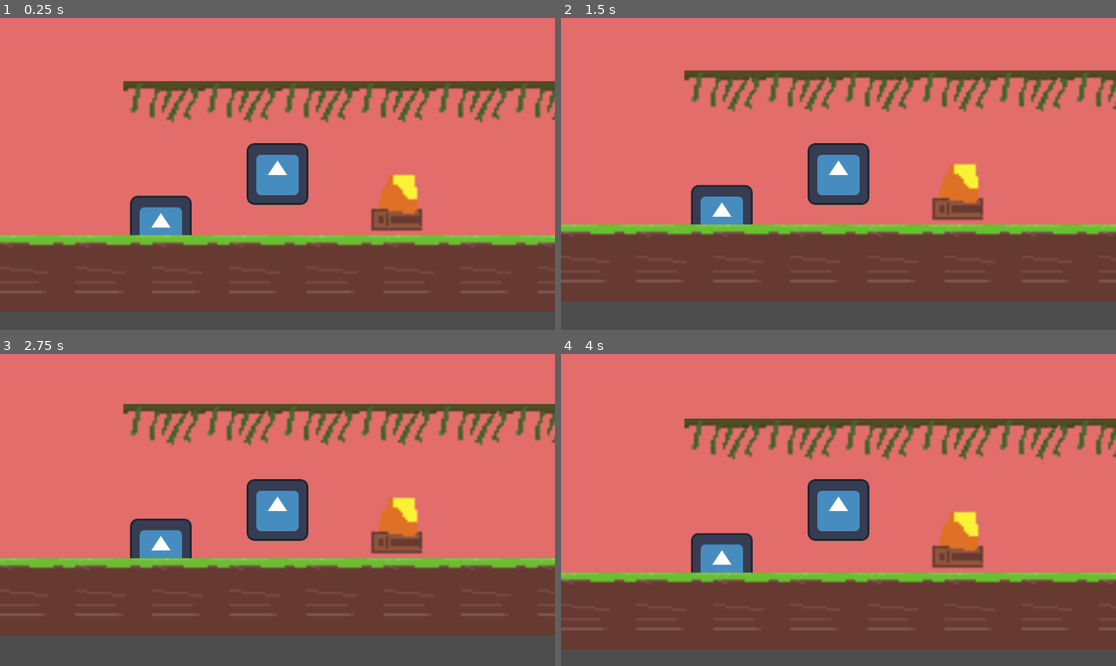
Above: before the commit, frames 1-4 (two rows, left to right).
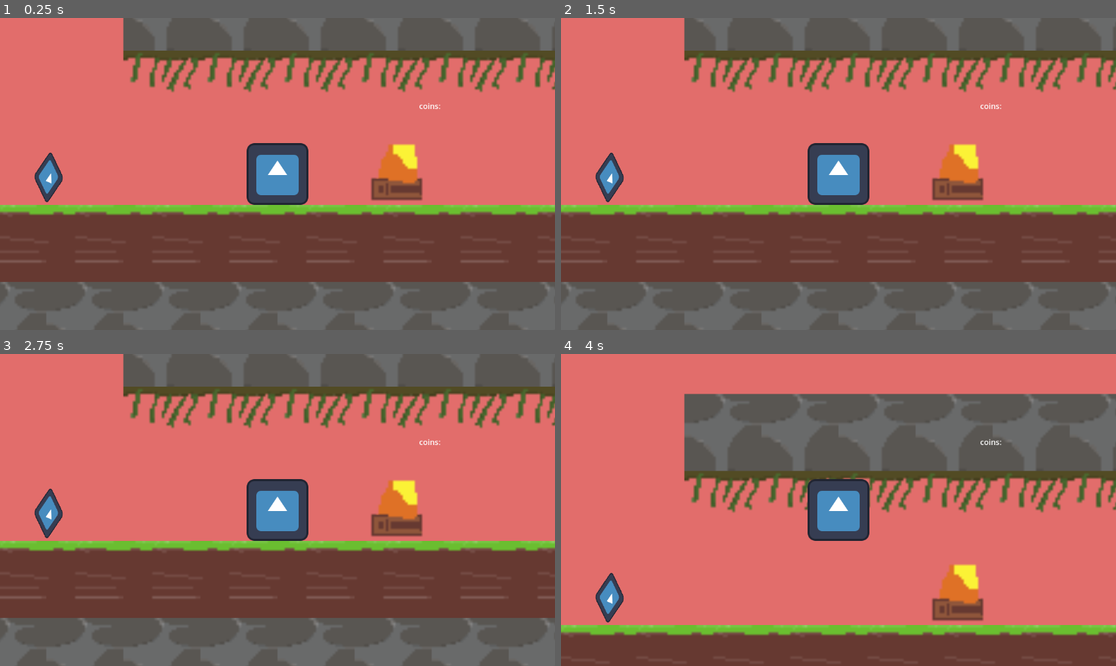
Above: after the commit, the same moments.

Repository: BrennerLittle/OKStateVGDCProject
Game: Godot game, scene res://Scenes/MapOne.tscn
Same seed, same stepped clock (60 frames per second), same inputs: the game is played once before the commit and once after it. This scene is started directly instead of the project's main scene. The engine's default icon, where the game draws it, is replaced by a stand-in: a white triangle on a blue panel in a dark square.
Inputs (mouse positions are in pixels of both pictures, inside the frame that each line leads up to):
- Up to frame 1 (0.25 s): no input
- Up to frame 2 (1.5 s): tap Enter at 0.5 s; move the mouse to (960, 158) at 0.52 s; hold Right (ui_right) 0.53-1.25 s; click (960, 158) at 0.67 s; tap Space at 0.77 s; drag from (727, 189) to (810, 236) at 1.27 s
- Up to frame 3 (2.75 s): tap Space at 2 s; move the mouse to (333, 441) at 2.02 s; hold Left (ui_left) from 2.03 s (still down)
- Up to frame 4 (4 s): release Left (ui_left) at 2.75 s; drag from (810, 572) to (672, 463) at 2.77 s; tap Enter at 3.5 s; move the mouse to (1005, 556) at 3.52 s; hold Right (ui_right) from 3.53 s (still down); tap Space at 3.77 s

The runs differ from the first frame. In frame 1, 46% of the frame differs, in the area x 0-100%, y 0-100%; in frame 2, 40%; in frame 3, 39%; in frame 4, 52%, in the area x 0-100%, y 12-100%.

Commit message:
Implemented coin pickup and counter
See coin branch for example and further details

Diff:
--- a/Scenes/MapOne.tscn
+++ b/Scenes/MapOne.tscn
@@ -1,28 +1,32 @@
 [gd_scene load_steps=4 format=3 uid="uid://bdoaiy2pivqmx"]
 
 [ext_resource type="PackedScene" uid="uid://twl8tlb4pjp0" path="res://Scenes/character_body_2d.tscn" id="1_up848"]
-[ext_resource type="Texture2D" uid="uid://c60h2pgc2l5hn" path="res://icon.svg" id="2_0cvy3"]
 [ext_resource type="TileSet" uid="uid://c3q2sttv4qw7g" path="res://Sprites/base.tres" id="3_888qc"]
+[ext_resource type="PackedScene" uid="uid://bfmb74b1w4thc" path="res://Scenes/coin.tscn" id="3_gqsh3"]
 
 [node name="MapOne" type="Node2D"]
 
 [node name="CharacterBody2D" parent="." instance=ExtResource("1_up848")]
-z_index = 1
-
-[node name="Icon" type="Sprite2D" parent="."]
-position = Vector2(-242, 142)
-texture = ExtResource("2_0cvy3")
+z_index = 2
 
 [node name="TileMap" type="TileMap" parent="."]
+z_index = 1
 scale = Vector2(5, 5)
 tile_set = ExtResource("3_888qc")
+cell_quadrant_size = 32
 format = 2
-layer_0/tile_data = PackedInt32Array(983106, 2, 0, 65537, 2, …(120 unchanged characters)… , 0, 65542, 2, 0, 131067, 2, 0, 131066, 2, 0, 131065, 2, 0, 131064, 2, 0, -2, 196610, 0, -1, 196610, 0, -65536, 196610, 0, -65535, 196610, 0, -65534, 196610, 0, -65533, 196610, 0, 1, 262146, 0)
+layer_0/tile_data = PackedInt32Array(983106, 2, 0, 65537, 2, …(120 unchanged characters)… , 0, 65542, 2, 0, 131067, 2, 0, 131066, 131074, 0, 131065, 131074, 0, 131064, 2, 0, -2, 196610, 0, -1, 196610, 0, -65536, 196610, 0, -65535, 196610, 0, -65534, 196610, 0, -65533, 196610, 0, 1, 262146, 0, 131078, 65538, 0, 131077, 65538, 0, 131076, 65538, 0, 131075, 65538, 0, 131074, 65538, 0, 131073, 65538, 0, 131072, 65538, 0, 196607, 65538, 0, 196606, 65538, 0, 196605, 65538, 0, 196604, 65538, 0, 196603, 65538, 0, 196602, 131074, 0, 196601, 131074, 0, 196600, 65538, 0, -65538, 65538, 0, -65537, 65538, 0, -131072, 65538, 0, -131071, 65538, 0, -131070, 65538, 0, -131069, 65538, 0, 65528, 2, 0, -8, 2, 0, -65544, 2, 0, -131080, 2, 0, -196616, 2, 0, -196615, 2, 0, -196614, 2, 0, -196613, 2, 0, -196612, 2, 0, -196611, 2, 0, -131079, 2, 0, 7, 65538, 0, 65543, 65538, 0, -65529, 65538, 0, 131079, 65538, 0, -131065, 65538, 0, 6, 65538, 0, -65530, 65538, 0, 5, 65538, 0)
 
 [node name="ColorRect" type="ColorRect" parent="."]
-z_index = -1
-offset_left = -727.0
-offset_top = -463.0
-offset_right = 865.0
-offset_bottom = 267.0
+offset_left = -1156.0
+offset_top = -513.0
+offset_right = 1280.0
+offset_bottom = 217.0
 color = Color(0.886275, 0.427451, 0.419608, 1)
+
+[node name="coin" parent="." instance=ExtResource("3_gqsh3")]
+z_index = 1
+position = Vector2(-476, 103)
+collision_layer = 4
+
+[connection signal="body_entered" from="coin" to="CharacterBody2D" method="_on_coin_body_entered"]
--- a/Scenes/character_body_2d.tscn
+++ b/Scenes/character_body_2d.tscn
@@ -18,6 +18,7 @@
 }]
 
 [node name="CharacterBody2D" type="CharacterBody2D"]
+collision_layer = 3
 script = ExtResource("1_e2aic")
 
 [node name="CollisionShape2D" type="CollisionShape2D" parent="."]
@@ -28,3 +29,19 @@
 sprite_frames = SubResource("SpriteFrames_51wfe")
 
 [node name="Camera2D" type="Camera2D" parent="AnimatedSprite2D"]
+
+[node name="Control" type="Control" parent="."]
+layout_mode = 3
+anchors_preset = 0
+offset_right = 40.0
+offset_bottom = 40.0
+
+[node name="HUD" type="Label" parent="Control"]
+z_index = 4
+layout_mode = 0
+offset_left = -282.0
+offset_top = -153.0
+offset_right = 347.0
+offset_bottom = 174.0
+text = "coins:  "
+horizontal_alignment = 2
--- /dev/null
+++ b/Scenes/coin.tscn
@@ -0,0 +1,26 @@
+[gd_scene load_steps=4 format=3 uid="uid://bfmb74b1w4thc"]
+
+[ext_resource type="Script" path="res://Scripts/CoinCollision.gd" id="1_6qcc2"]
+[ext_resource type="Texture2D" uid="uid://c60h2pgc2l5hn" path="res://icon.svg" id="2_r21d1"]
+
+[sub_resource type="CircleShape2D" id="CircleShape2D_o4vmj"]
+radius = 123.0
+
+[node name="coin" type="Area2D"]
+scale = Vector2(0.5, 0.5)
+collision_layer = 5
+collision_mask = 2
+script = ExtResource("1_6qcc2")
+
+[node name="Area2D" type="CollisionShape2D" parent="."]
+z_index = 1
+scale = Vector2(0.5, 0.5)
+shape = SubResource("CircleShape2D_o4vmj")
+
+[node name="Sprite2D" type="Sprite2D" parent="."]
+position = Vector2(2, 0)
+rotation = -4.11723
+skew = 0.532325
+texture = ExtResource("2_r21d1")
+
+[connection signal="body_entered" from="." to="." method="_on_body_entered"]
--- a/Scripts/CharacterBody2D.gd
+++ b/Scripts/CharacterBody2D.gd
@@ -1,8 +1,9 @@
 extends CharacterBody2D
 
 
-const SPEED = 300.0
-const JUMP_VELOCITY = -400.0
+const SPEED = 500.0
+const JUMP_VELOCITY = -1200.0
+var coins = 0
 
 # Get the gravity from the project settings to be synced with RigidBody nodes.
 var gravity = ProjectSettings.get_setting("physics/2d/default_gravity")
@@ -23,7 +24,7 @@
 
 	# Add the gravity.
 	if not is_on_floor():
-		velocity.y += gravity * delta
+		velocity.y += 4*gravity * delta
 
 	# Handle Jump.
 	if (Input.is_key_pressed(KEY_SPACE) and is_on_floor()) or (Input.is_key_pressed(KEY_W) and is_on_floor()):
@@ -41,3 +42,9 @@
 
 
 	move_and_slide()
+
+
+func _on_coin_body_entered(body):
+	coins+=1
+	get_node("Control/HUD").text = "coins:" +str(coins)
+	pass # Replace with function body.
--- /dev/null
+++ b/Scripts/CoinCollision.gd
@@ -0,0 +1,16 @@
+extends Node
+
+# Called when the node enters the scene tree for the first time.
+func _ready():
+	pass # Replace with function body.
+
+
+# Called every frame. 'delta' is the elapsed time since the previous frame.
+func _process(delta):
+
+	pass
+
+
+func _on_body_entered(body):
+	print("delete coin")
+	queue_free()
